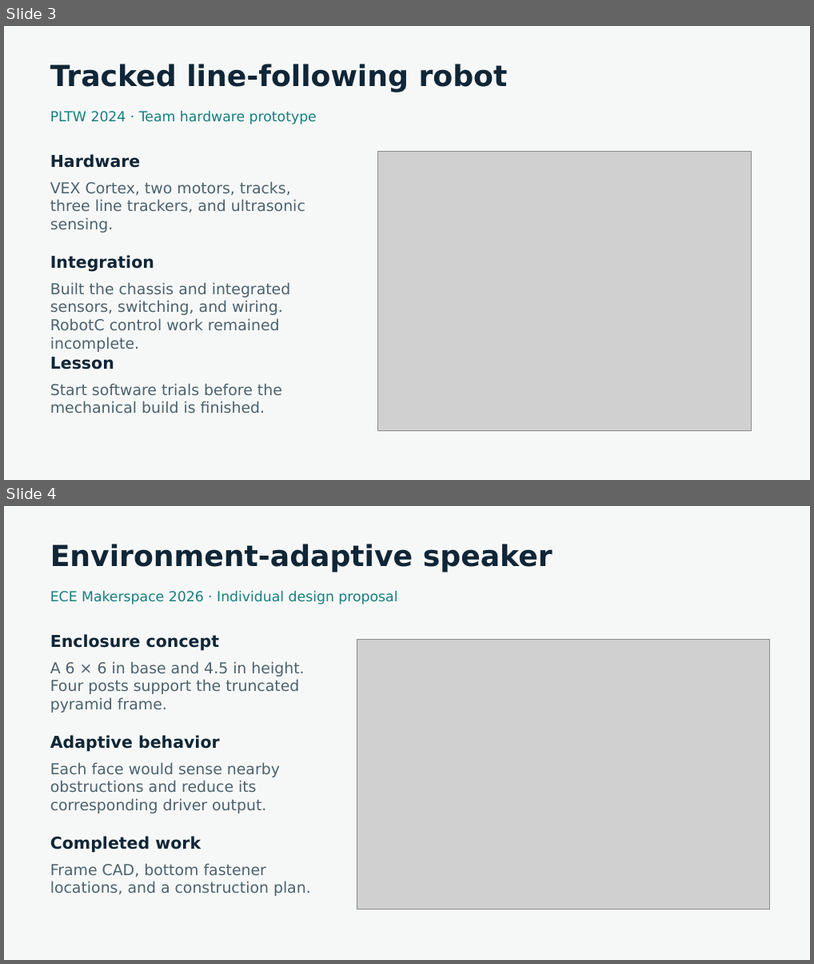
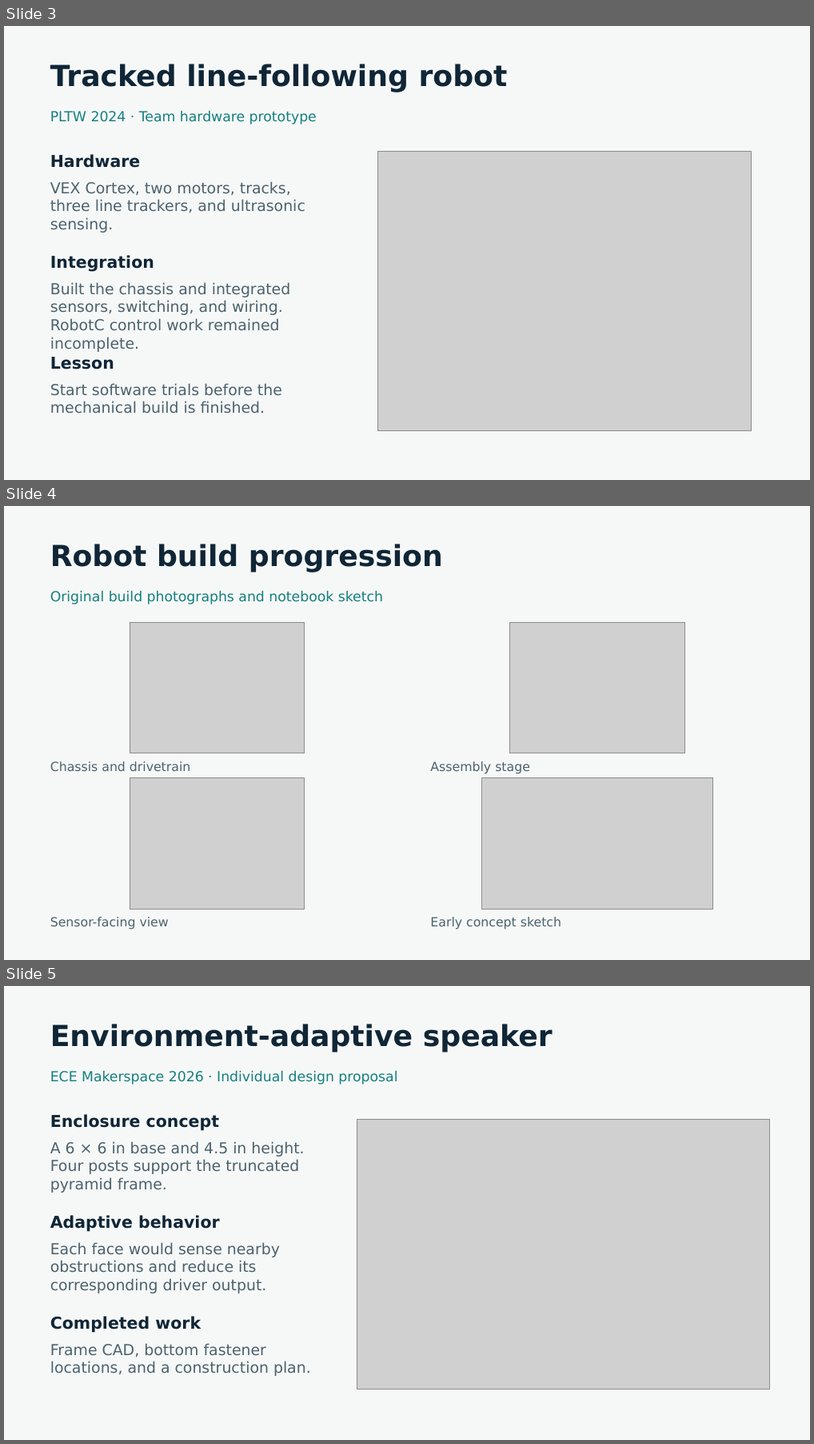
Before and after one commit to pur35t/Brief-Projects-, a slide deck: presentation/Rigoberto_Cortez_Portfolio.pptx. Shown one above the other, each under a label of ours: slides 3 and 4 before the commit, slides 3, 4 and 5 after it. The pictures are 814x964 and 814x1444 pixels, drawn with LibreOffice and Linux fonts; fonts in the diff are those of the drawing; grey boxes stand for pictures. Boxes give left, top, right and bottom in pixels: in the first picture for what was removed or moved away, otherwise in the second. Text is boxed around its words. In the diff, an @@ line names an element or a change of style, - is before the commit and + after.

```diff
--- a/presentation/Rigoberto_Cortez_Portfolio.pptx
+++ b/presentation/Rigoberto_Cortez_Portfolio.pptx
@@ slide 4 added at (4,506,810,960), background #F6F8F7 @@
@@ text added at (50,544,443,572), 34.5 pt, text #102637, bold @@
+Robot build progression
@@ text added at (50,591,383,604), 16.5 pt, text #147F80 @@
+Original build photographs and notebook sketch
@@ picture added at (130,622,305,753) @@
@@ picture added at (510,622,685,753) @@
@@ text added at (50,761,190,771), 15 pt, text #4C626E @@
+Chassis and drivetrain
@@ text added at (430,761,530,774), 15 pt, text #4C626E @@
+Assembly stage
@@ picture added at (130,778,305,909) @@
@@ picture added at (482,778,714,909) @@
@@ text added at (50,916,169,929), 15 pt, text #4C626E @@
+Sensor-facing view
@@ text added at (430,916,562,929), 15 pt, text #4C626E @@
+Early concept sketch
@@ what was slide 4 is now slide 5 @@
```
Also in this commit, not shown: 1 slide changed, 7 other slides added, 2 slides removed, 48 other files.
